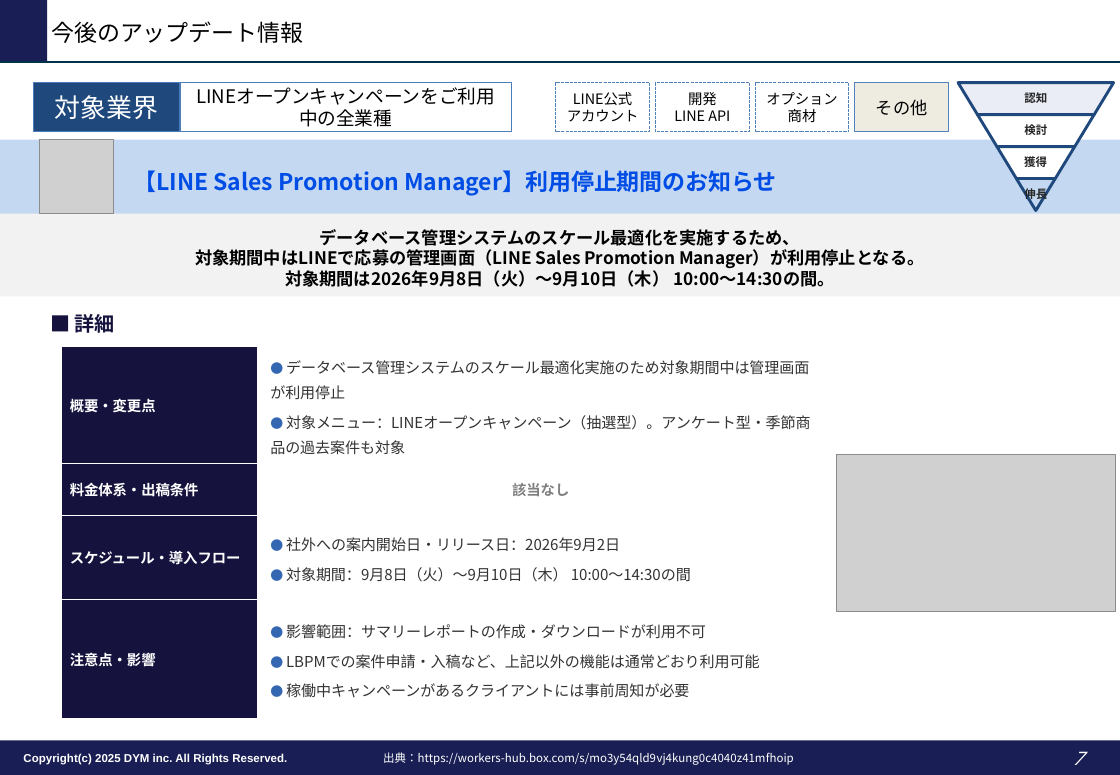
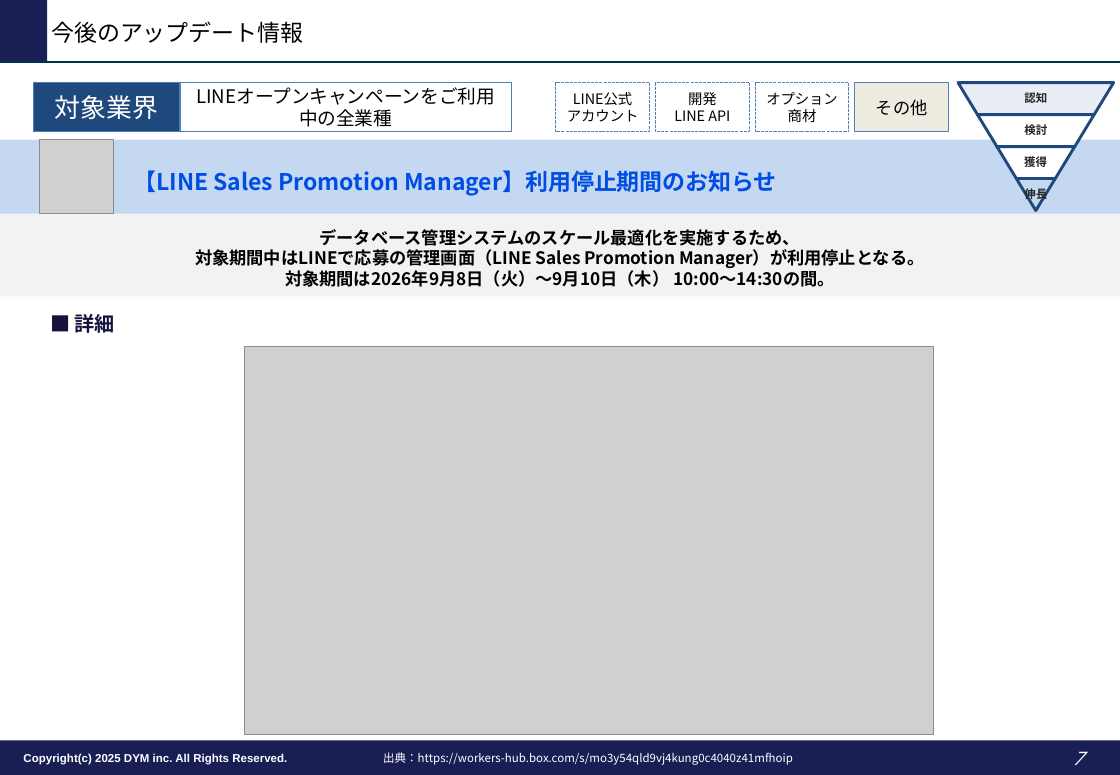
Before and after one commit to tonomura-r-dev/folder, a slide deck: slide 7 of LINEOA媒体最新情報_2026年9月トレンドレポート.pptx. Drawn at 1120x775 pixels with LibreOffice and Linux fonts; fonts in the diff are those of the drawing; grey boxes stand for pictures; background and template pictures are left out. Boxes give left, top, right and bottom in pixels: in the first picture for what was removed or moved away, otherwise in the second. Text is boxed around its words. In the diff, an @@ line names an element or a change of style, - is before the commit and + after.

```diff
--- a/LINEOA媒体最新情報_2026年9月トレンドレポート.pptx
+++ b/LINEOA媒体最新情報_2026年9月トレンドレポート.pptx
@@ table removed at (62, 347, 822, 720), 4 rows, 2 columns @@
-概要・変更点 | ● データベース管理システムのスケール最適化実施のため対象期間中は管理画面が利用停止 / ● 対象メニュー：LINEオープンキャンペーン（抽選型）。アンケート型・季節商品の過去案件も対象
-料金体系・出稿条件 | 該当なし
-スケジュール・導入フロー | ● 社外への案内開始日・リリース日：2026年9月2日 / ● 対象期間：9月8日（火）〜9月10日（木） 10:00〜14:30の間
-注意点・影響 | ● 影響範囲：サマリーレポートの作成・ダウンロードが利用不可 / ● LBPMでの案件申請・入稿など、上記以外の機能は通常どおり利用可能 / ● 稼働中キャンペーンがあるクライアントには事前周知が必要
@@ picture: place and size @@
-picture at (838, 455, 1117, 612)
+picture at (244, 347, 933, 735)
```
Also in this commit, not shown: 5 other slides changed, 1 other file.
